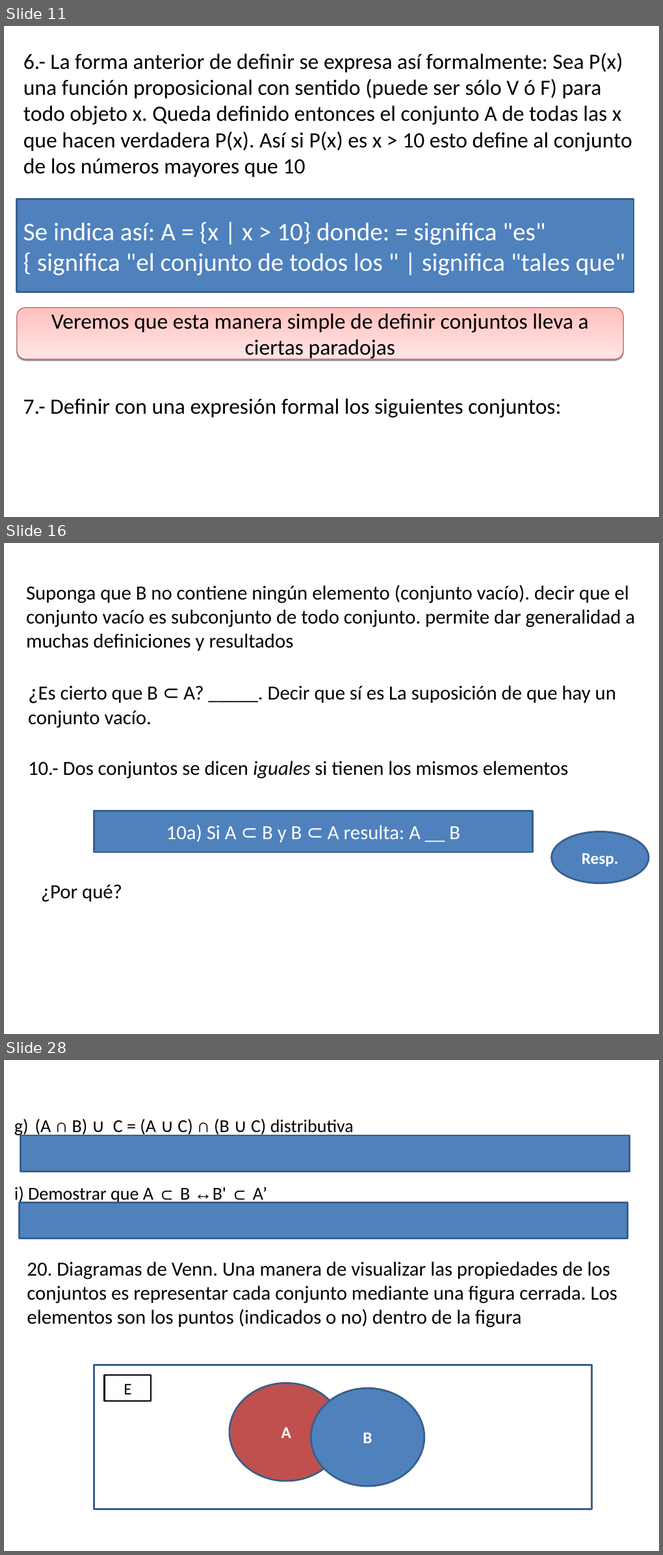
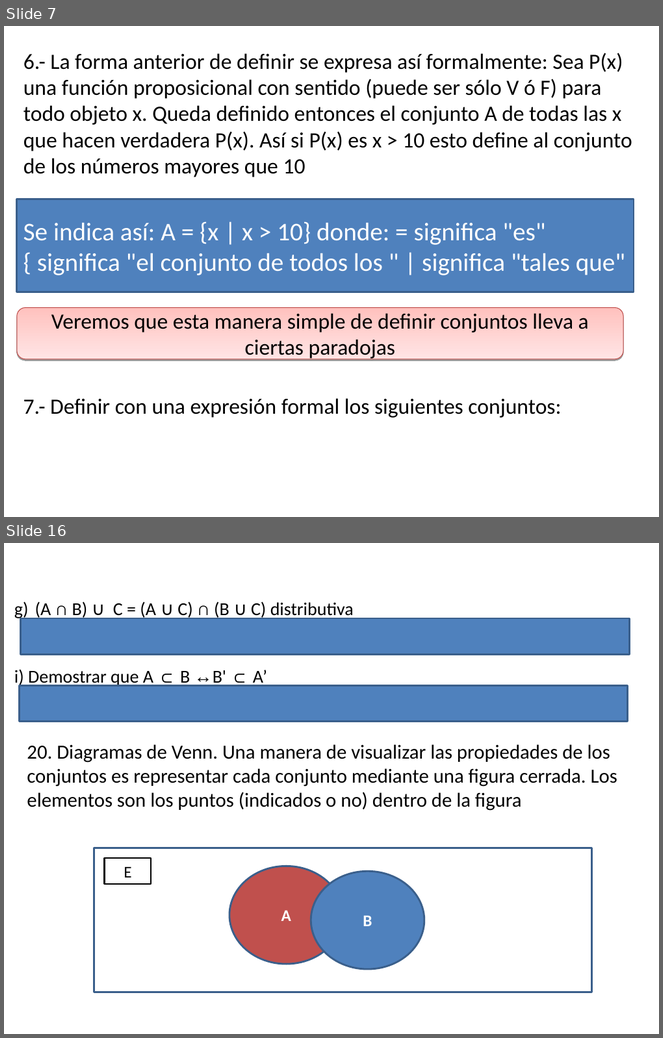
Before and after one commit to ULAnux/mathematica, a slide deck: formato nuevo para guias /Guia conjuntos.odp. Shown one above the other, each under a label of ours: slides 11, 16 and 28 before the commit, slides 7 and 16 after it; the slides between them are not shown. The pictures are 663x1555 and 663x1038 pixels, drawn with LibreOffice and Linux fonts; fonts in the diff are those of the drawing. Boxes give left, top, right and bottom in pixels: in the first picture for what was removed or moved away, otherwise in the second. Text is boxed around its words. In the diff, an @@ line names an element or a change of style, - is before the commit and + after.

```diff
--- a/formato nuevo para guias /Guia conjuntos.odp
+++ b/formato nuevo para guias /Guia conjuntos.odp
@@ slide 16 removed at box(4, 543, 659, 1034), background #FFFFFF @@
@@ title removed at box(26, 585, 635, 651) @@
-Suponga que B no contiene ningún elemento (conjunto vacío). decir que el conjunto vacío es subconjunto de todo conjunto. permite dar generalidad a muchas definiciones y resultados
@@ text removed at box(28, 685, 616, 728) @@
-¿Es cierto que B ⊂ A? _____. Decir que sí es La suposición de que hay un conjunto vacío.
@@ text removed at box(28, 761, 569, 779) @@
-10.- Dos conjuntos se dicen iguales si tienen los mismos elementos
@@ rectangle removed at box(94, 811, 532, 852) @@
-10a) Si A ⊂ B y B ⊂ A resulta: A __ B
@@ ellipse removed at box(552, 832, 649, 884) @@
-Resp.
@@ text removed at box(41, 885, 122, 902) @@
-¿Por qué?
@@ what was slide 11 is now slide 7 @@
@@ what was slide 28 is now slide 16 @@
```
Also in this commit, not shown: 23 slides changed, 23 other slides removed, 6 other files.
